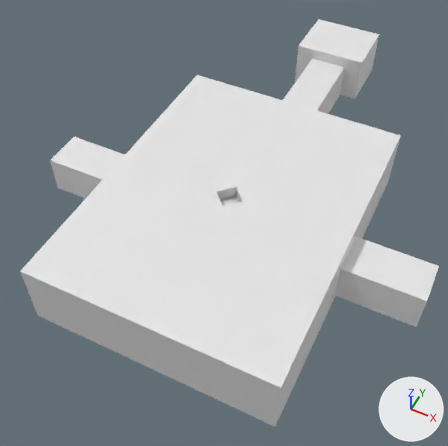
An edit to the Blender file Finished/Lab/Laboratory Untext.blend, drawn before and after from the same camera.
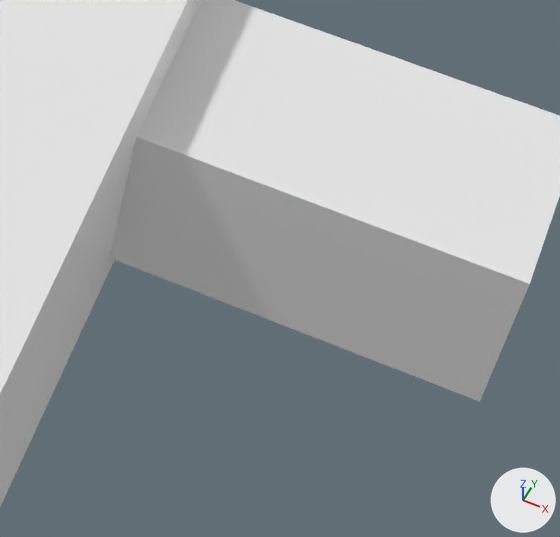
The first picture shows the older version from a camera (50 mm lens) standing at (23.1, -47.7, 59.7) and looking at (-2.6, 3.6, -4.5). The close-ups show both versions on the part from 69% to 97% of the width and 54% to 80% of the height of that picture; other places that the commit changed are outside them. Lighting does not change. The marker at lower right points along +X, +Y and +Z.

Names of what the first close-up shows: 'Lab', 'Lab.001'.
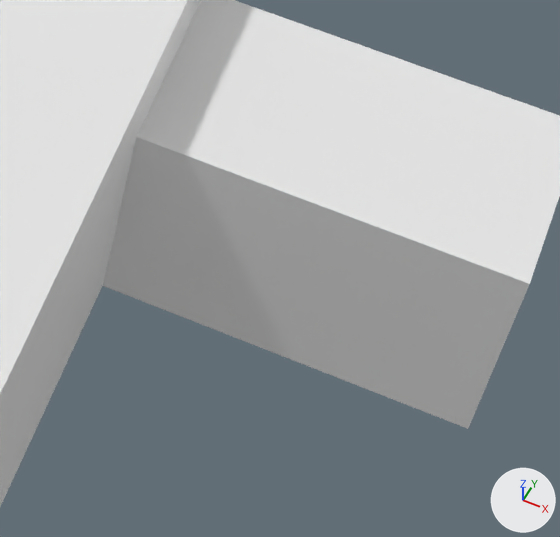
Location of each change, (x1, y1, x2, y2) in pixels of the close-ups (560 x 537 px):
'Lab.003', added: after (0, 258, 479, 507)

The change, as a list of edits to the scene's bpy script:
```text
Add me_cube_003:
    me_cube_003.from_pydata(...)  # 40 vertices, 31 faces; spans x -25.5..25.5, y -20.6..44.3, z -3.4..-2.1
Add ob_lab_003:
    ob_lab_003 = bpy.data.objects.new('Lab.003', me_cube_003)
    ob_lab_003.location = (0.0, 0.0, 0.0)
```
